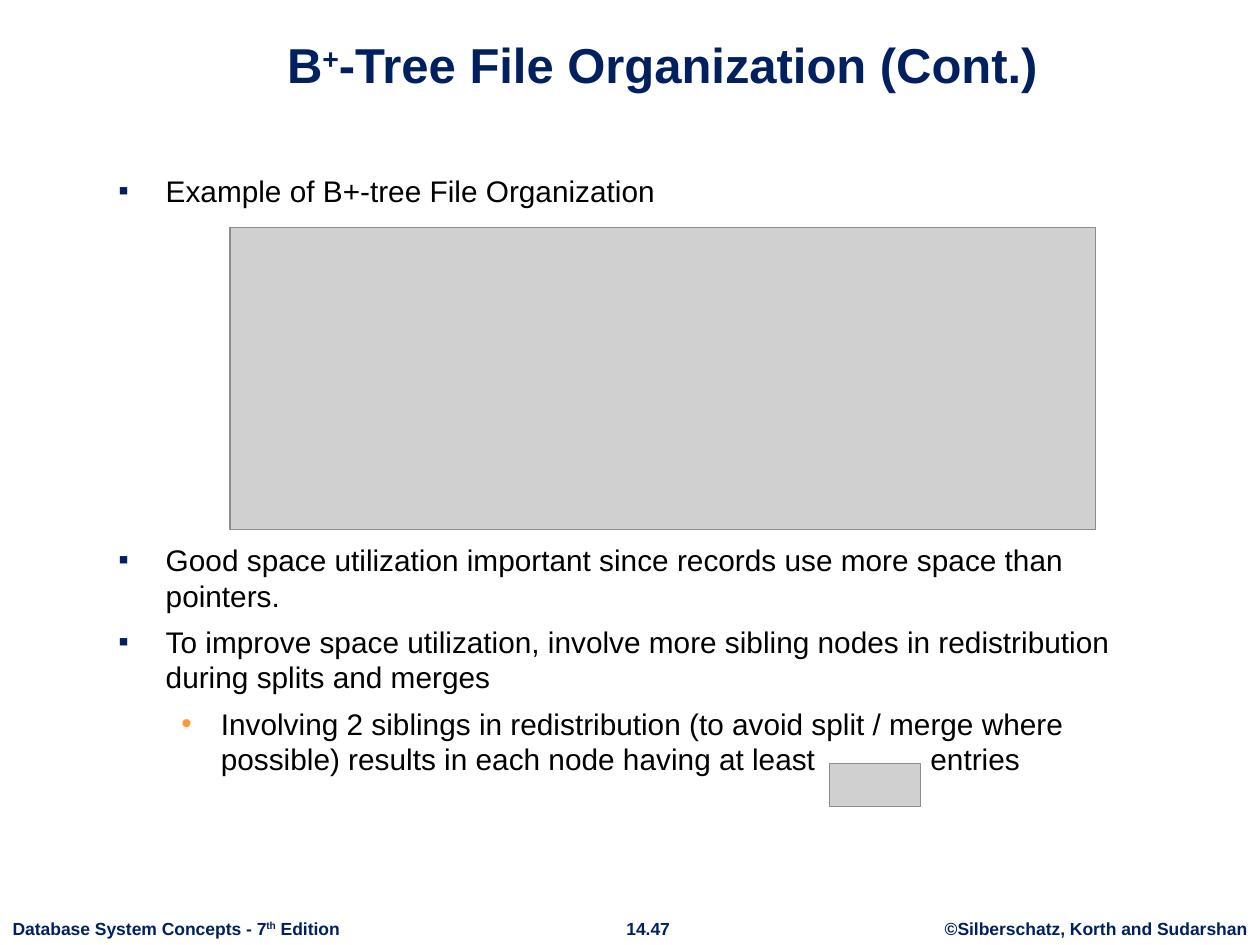
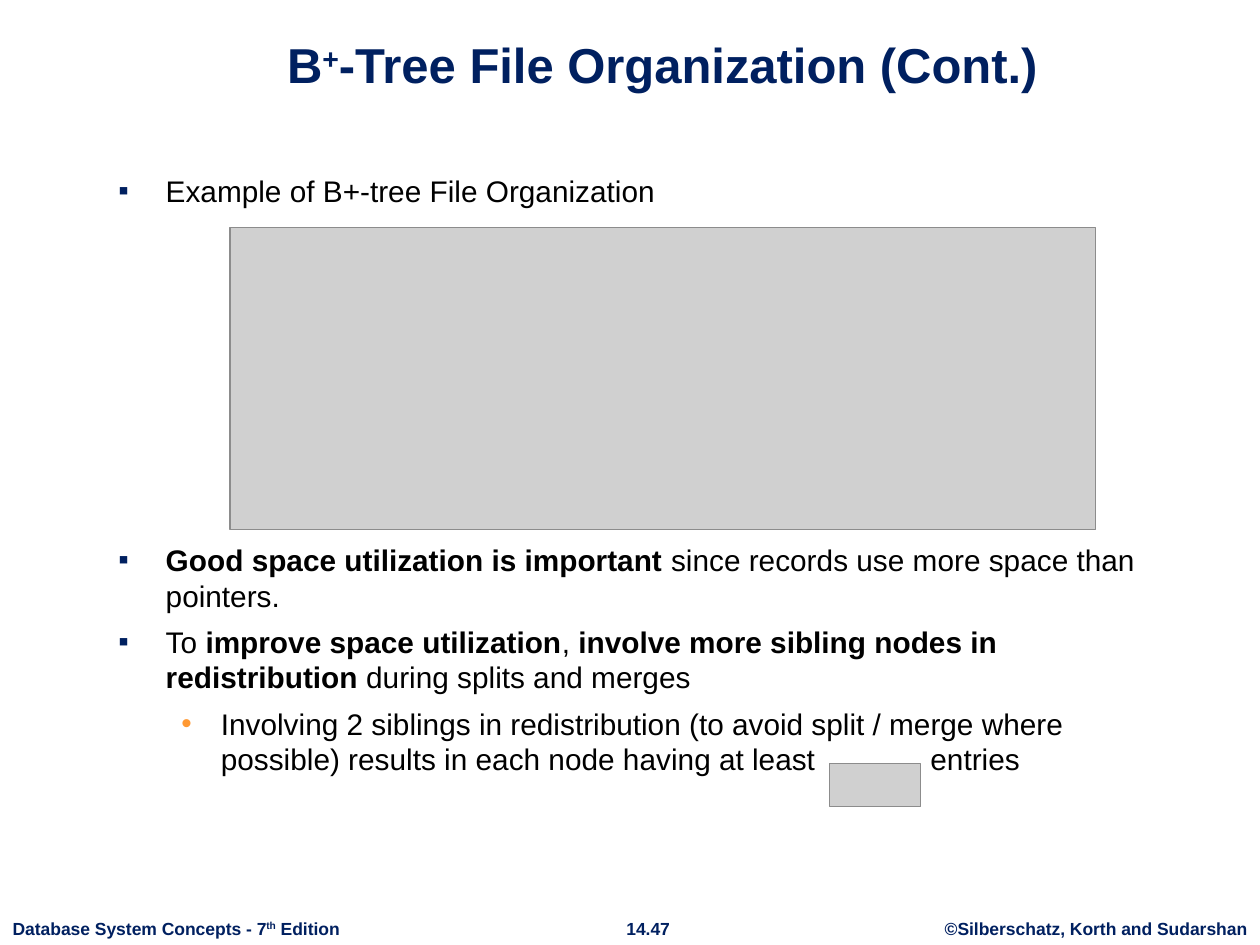
Before and after one commit to rizveeredwan/course-contents, a slide deck: slide 47 of CSE-3104/Slides/ch14.pptx. Drawn at 1260x945 pixels with LibreOffice and Linux fonts; fonts in the diff are those of the drawing; grey boxes stand for pictures; background and template pictures are left out. Boxes give left, top, right and bottom in pixels: in the first picture for what was removed or moved away, otherwise in the second. Text is boxed around its words. In the diff, an @@ line names an element or a change of style, - is before the commit and + after.

```diff
--- a/CSE-3104/Slides/ch14.pptx
+++ b/CSE-3104/Slides/ch14.pptx
@@ text at (166,549,1135,612): text changed @@
-▪ Good space utilization important since records use more space than pointers.
+▪ Good space utilization is important since records use more space than pointers.
@@ text at (166,631,996,694): bold on in "improve space utilization, involve more sibling nodes ..." @@
```
Also in this commit, not shown: 5 other slides changed, 1 slide added, 1 other file.
